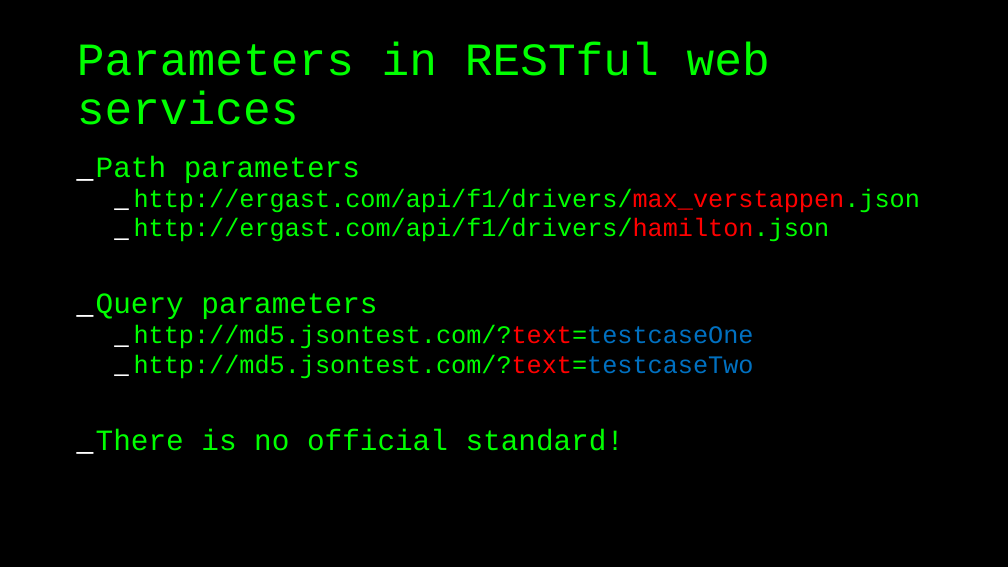
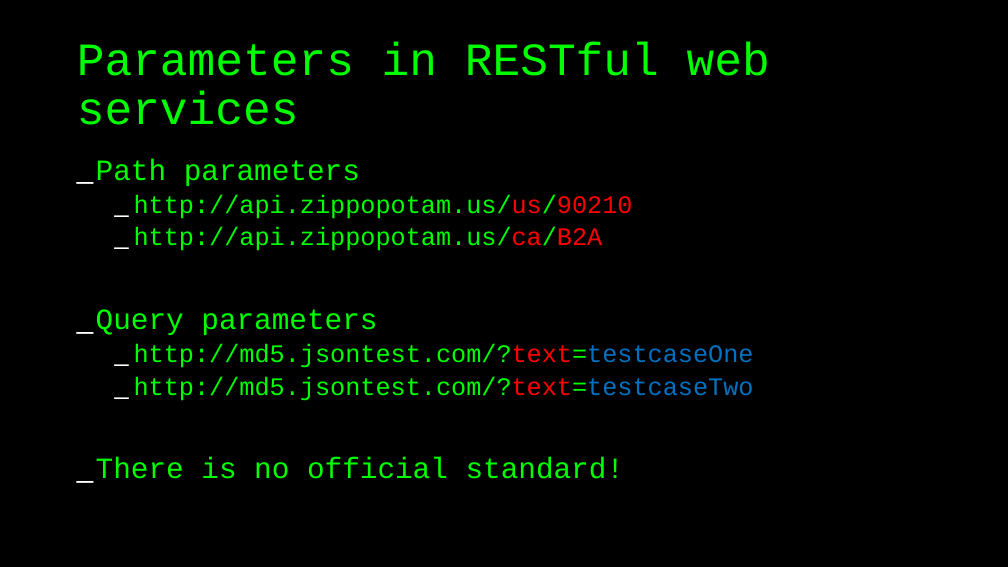
Before and after one commit to basdijkstra/rest-assured-workshop, a slide deck: slide 21 of RestAssuredWorkshop.odp (slide 22 before the commit). Drawn at 1008x567 pixels with LibreOffice and Linux fonts; fonts in the diff are those of the drawing. Boxes give left, top, right and bottom in pixels: in the first picture for what was removed or moved away, otherwise in the second. Text is boxed around its words. In the diff, an @@ line names an element or a change of style, - is before the commit and + after.

```diff
--- a/RestAssuredWorkshop.odp
+++ b/RestAssuredWorkshop.odp
@@ text at box(96, 159, 754, 479): line spacing 0.8 to 0.9 @@
@@ text at box(134, 195, 633, 251): text changed @@
-  _ http://ergast.com/api/f1/drivers/max_verstappen.json
-  _ http://ergast.com/api/f1/drivers/hamilton.json
+  _ http://api.zippopotam.us/us/90210
+  _ http://api.zippopotam.us/ca/B2A
```
Also in this commit, not shown: 17 other slides changed, 3 slides added, 6 slides removed, 8 other files.
